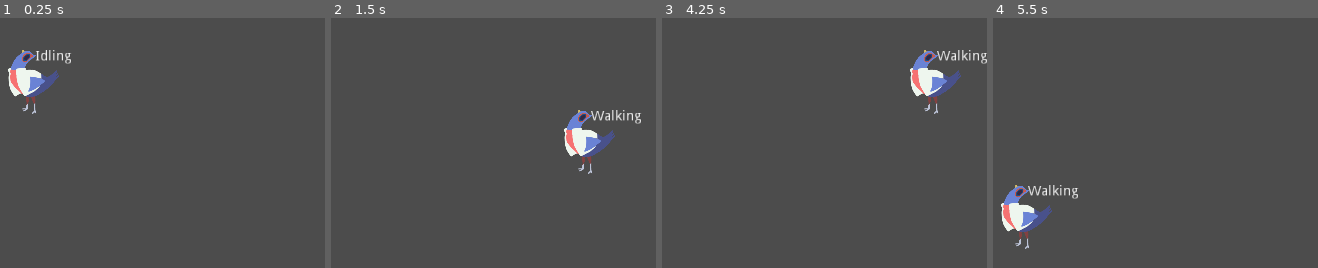
Above: before the commit, frames 1-4 (left to right).
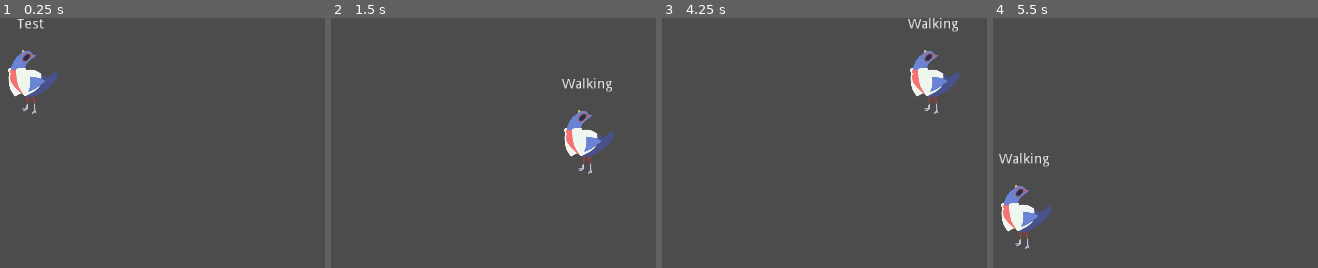
Above: after the commit, the same moments.

Repository: Alexzander-Stone/A-Squire-s-Tale
Game: Godot game, scene res://World.tscn
Same seed, same stepped clock (60 frames per second), same inputs: the game is played once before the commit and once after it.
Inputs:
- Up to frame 1 (0.25 s): no input
- Up to frame 2 (1.5 s): tap Enter at 0.5 s; hold Right (ui_right) 0.53-1.28 s; hold Down (ui_down) from 1.28 s (still down)
- Up to frame 3 (4.25 s): release Down (ui_down) at 2.03 s; hold Right (ui_right) 2.03-2.78 s; tap Space at 2.75 s; hold Up (ui_up) 2.78-3.53 s; tap Enter at 3.5 s; hold Left (ui_left) from 3.53 s (still down)
- Up to frame 4 (5.5 s): release Left (ui_left) at 5.03 s; hold Down (ui_down) from 5.03 s (still down)

The runs differ from the first frame. In frame 1, 0.4% of the frame differs, in the area x 5-22%, y 0-19%; in frame 2, 0.6%, in the area x 71-96%, y 24-43%; in frame 3, 0.6%; in frame 4, 0.6%.

Commit message:
Added canvas nodes to dynamically resize UI debug elements.

Diff:
--- /dev/null
+++ b/Player/Label.gd
@@ -0,0 +1,12 @@
+extends Label
+
+signal state_changed(current_state)
+
+var state_machine
+
+func _ready():
+	state_machine = owner.find_node("StateMachine")
+	state_machine.connect("state_changed", self, "change_state_name")
+
+func change_state_name(current_state):
+	text = str(current_state.name)
--- a/Player/Player.tscn
+++ b/Player/Player.tscn
@@ -2,12 +2,12 @@
 
 [ext_resource path="res://Player/Scripts/Player.gd" type="Script" id=1]
 [ext_resource path="res://Player/Sprites/falcotrash.png" type="Texture" id=2]
-[ext_resource path="res://Player/RichTextLabel.gd" type="Script" id=3]
-[ext_resource path="res://Player/Scripts/PlayerStateMachine.gd" type="Script" id=4]
-[ext_resource path="res://Player/Idling.gd" type="Script" id=5]
-[ext_resource path="res://Player/Walking.gd" type="Script" id=6]
-[ext_resource path="res://Player/Stopping.gd" type="Script" id=7]
-[ext_resource path="res://Player/Running.gd" type="Script" id=8]
+[ext_resource path="res://Player/Scripts/PlayerStateMachine.gd" type="Script" id=3]
+[ext_resource path="res://Player/Idling.gd" type="Script" id=4]
+[ext_resource path="res://Player/Walking.gd" type="Script" id=5]
+[ext_resource path="res://Player/Stopping.gd" type="Script" id=6]
+[ext_resource path="res://Player/Running.gd" type="Script" id=7]
+[ext_resource path="res://Player/Label.gd" type="Script" id=8]
 
 [sub_resource type="SpriteFrames" id=1]
 
@@ -33,54 +33,66 @@
 animation = "Idle"
 _sections_unfolded = [ "Transform" ]
 
-[node name="RichTextLabel" type="RichTextLabel" parent="." index="1"]
+[node name="StateMachine" type="Node" parent="." index="1"]
 
-anchor_left = 0.5
-anchor_top = 0.5
-anchor_right = 0.5
-anchor_bottom = 0.5
-margin_left = 4.0
-margin_top = -32.0
-margin_right = 66.0
-margin_bottom = 32.0
-rect_pivot_offset = Vector2( 0, 0 )
-rect_clip_content = true
-mouse_filter = 0
-mouse_default_cursor_shape = 0
-size_flags_horizontal = 1
-size_flags_vertical = 1
-bbcode_enabled = false
-bbcode_text = ""
-visible_characters = -1
-percent_visible = 1.0
-meta_underlined = true
-tab_size = 4
-text = ""
-scroll_active = true
-scroll_following = false
-selection_enabled = false
-override_selected_font_color = false
 script = ExtResource( 3 )
-_sections_unfolded = [ "BBCode" ]
-
-[node name="StateMachine" type="Node" parent="." index="2"]
-
-script = ExtResource( 4 )
 _sections_unfolded = [ "Pause" ]
 START_STATE = NodePath("Idling")
 
 [node name="Idling" type="Node" parent="StateMachine" index="0"]
 
-script = ExtResource( 5 )
+script = ExtResource( 4 )
 
 [node name="Walking" type="Node" parent="StateMachine" index="1"]
 
-script = ExtResource( 6 )
+script = ExtResource( 5 )
 
 [node name="Stopping" type="Node" parent="StateMachine" index="2"]
 
-script = ExtResource( 7 )
+script = ExtResource( 6 )
 
 [node name="Running" type="Node" parent="StateMachine" index="3"]
 
+script = ExtResource( 7 )
+
+[node name="VBoxContainer" type="VBoxContainer" parent="." index="2"]
+
+anchor_left = 0.0
+anchor_top = 0.0
+anchor_right = 0.0
+anchor_bottom = 0.0
+margin_left = -64.0
+margin_top = -64.0
+margin_right = 64.0
+margin_bottom = 64.0
+rect_pivot_offset = Vector2( 0, 0 )
+rect_clip_content = false
+mouse_filter = 1
+mouse_default_cursor_shape = 0
+size_flags_horizontal = 1
+size_flags_vertical = 1
+alignment = 0
+_sections_unfolded = [ "Anchor", "Margin", "Rect" ]
+
+[node name="Label" type="Label" parent="VBoxContainer" index="0"]
+
+anchor_left = 0.0
+anchor_top = 0.0
+anchor_right = 0.0
+anchor_bottom = 0.0
+margin_right = 128.0
+margin_bottom = 14.0
+rect_pivot_offset = Vector2( 0, 0 )
+rect_clip_content = false
+mouse_filter = 2
+mouse_default_cursor_shape = 0
+size_flags_horizontal = 1
+size_flags_vertical = 4
+text = "Test"
+align = 1
+valign = 1
+percent_visible = 1.0
+lines_skipped = 0
+max_lines_visible = -1
 script = ExtResource( 8 )
+_sections_unfolded = [ "Anchor", "Focus", "Hint", "Margin", "Mouse", "Rect", "Size Flags", "Theme", "custom_constants", "custom_fonts", "custom_styles" ]
--- a/Player/RichTextLabel.gd
+++ /dev/null
@@ -1,12 +0,0 @@
-extends RichTextLabel
-
-signal state_changed(current_state)
-
-var state_machine
-
-func _ready():
-	state_machine = get_parent().find_node("StateMachine")
-	state_machine.connect("state_changed", self, "change_state_name")
-
-func change_state_name(current_state):
-	text = str(current_state.name)
